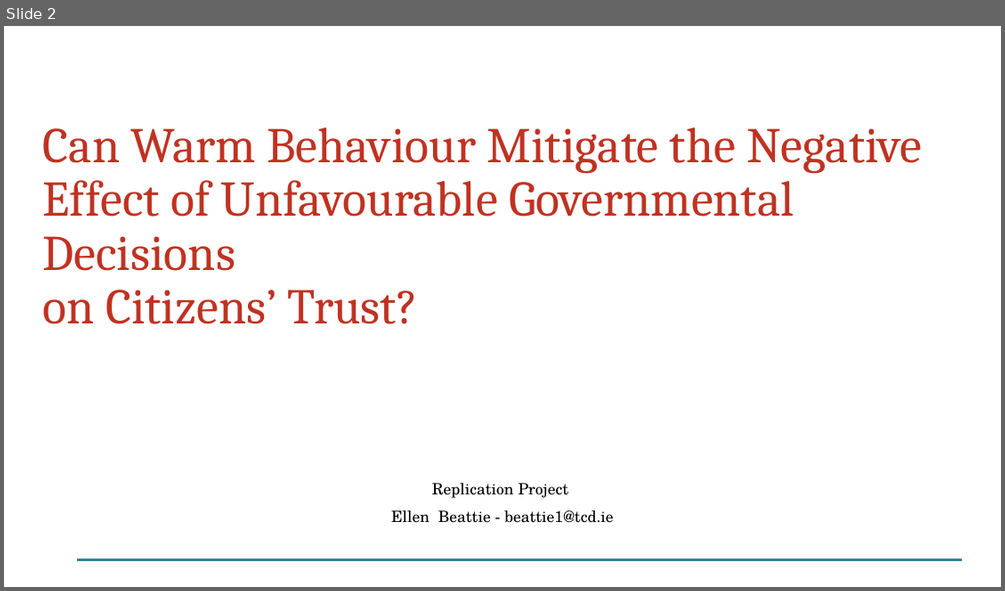
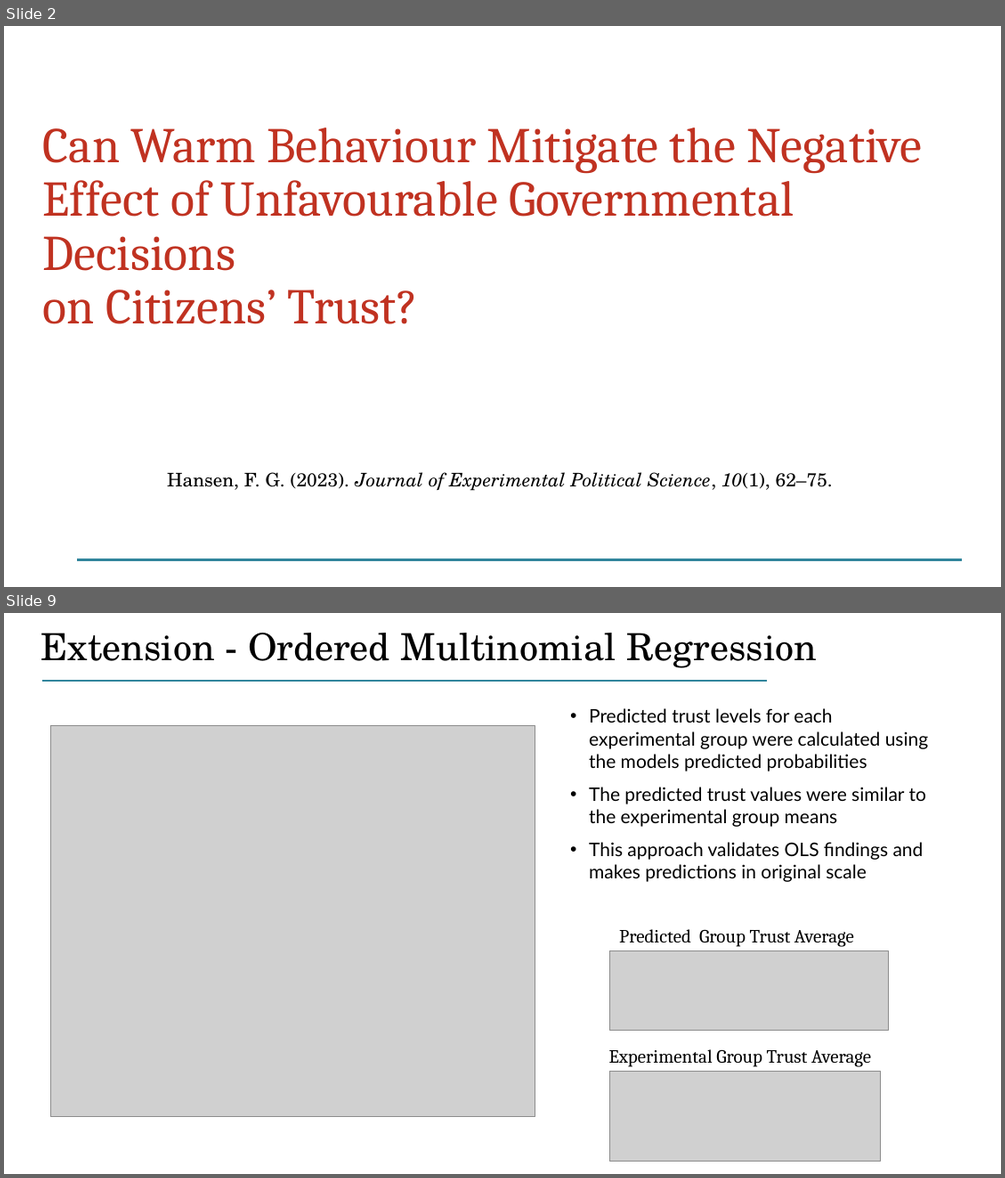
Before and after one commit to beattie1-oss/StatsII_2026, a slide deck: replication/my_answers/Can Warm Behavior Mitigate the Negative Effect.pptx. Shown one above the other, each under a label of ours: slide 2 before the commit, slides 2 and 9 after it; the slides between them are not shown. The pictures are 1005x591 and 1005x1178 pixels, drawn with LibreOffice and Linux fonts; fonts in the diff are those of the drawing; grey boxes stand for pictures. Boxes give left, top, right and bottom in pixels: in the first picture for what was removed or moved away, otherwise in the second. Text is boxed around its words. In the diff, an @@ line names an element or a change of style, - is before the commit and + after.

```diff
--- a/replication/my_answers/Can Warm Behavior Mitigate the Negative Effect.pptx
+++ b/replication/my_answers/Can Warm Behavior Mitigate the Negative Effect.pptx
@@ slide 9 added at (x1=4, y1=613, x2=1001, y2=1174), background #FFFFFF @@
@@ title added at (x1=40, y1=633, x2=817, y2=668), 36 pt, text #000000 @@
+Extension - Ordered Multinomial Regression
@@ line added from (42, 681) to (767, 681), #31859C 1.5 pt @@
@@ text added at (x1=589, y1=708, x2=928, y2=882), 18 pt, text #000000 @@
+• Predicted trust levels for each experimental group were calculated using the models predicted probabilities
+• The predicted trust values were similar to the experimental group means
+• This approach validates OLS findings and makes predictions in original scale
@@ picture added at (x1=50, y1=725, x2=534, y2=1116) @@
@@ text added at (x1=619, y1=929, x2=854, y2=947), 18 pt, text #000000 @@
+Predicted Group Trust Average
@@ picture added at (x1=610, y1=951, x2=890, y2=1030) @@
@@ text added at (x1=609, y1=1049, x2=871, y2=1067), 18 pt, text #000000 @@
+Experimental Group Trust Average
@@ picture added at (x1=610, y1=1070, x2=881, y2=1161) @@
@@ slide 2 changed as well @@
@@ subtitle at (x1=167, y1=472, x2=833, y2=491): text changed; size 15 to 18 pt; italic on @@
-Replication Project
-Ellen Beattie - beattie1@tcd.ie
+Hansen, F. G. (2023). Journal of Experimental Political Science, 10(1), 62–75.
```
Also in this commit, not shown: 11 other slides changed, 10 other files.
